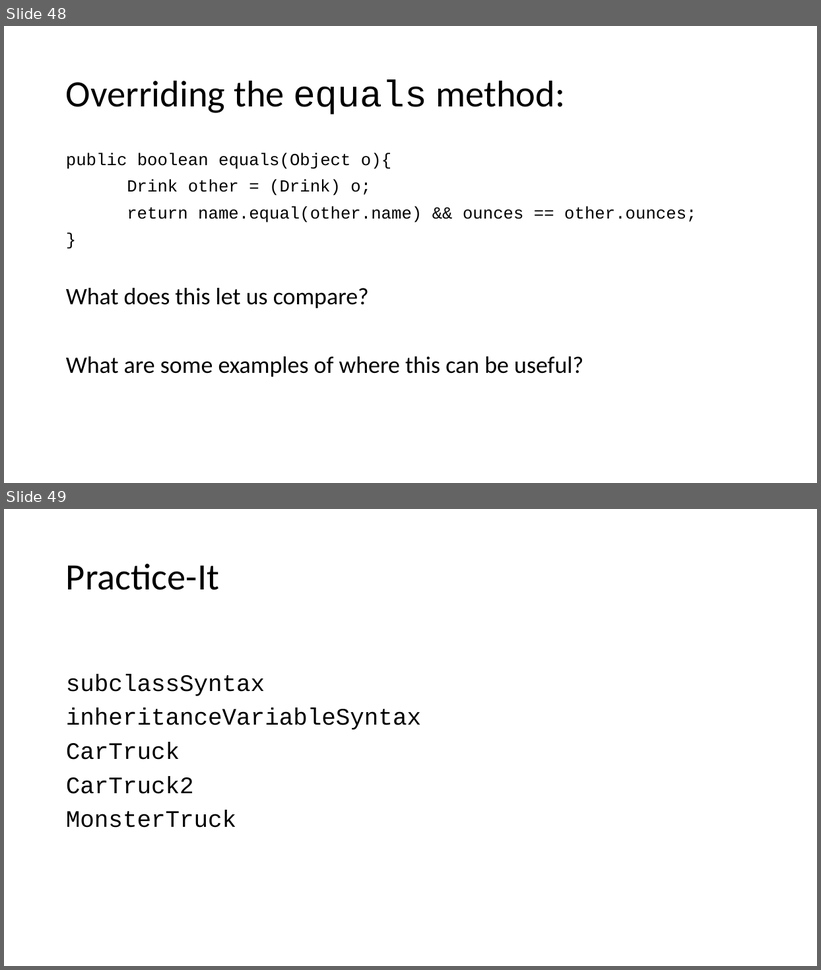
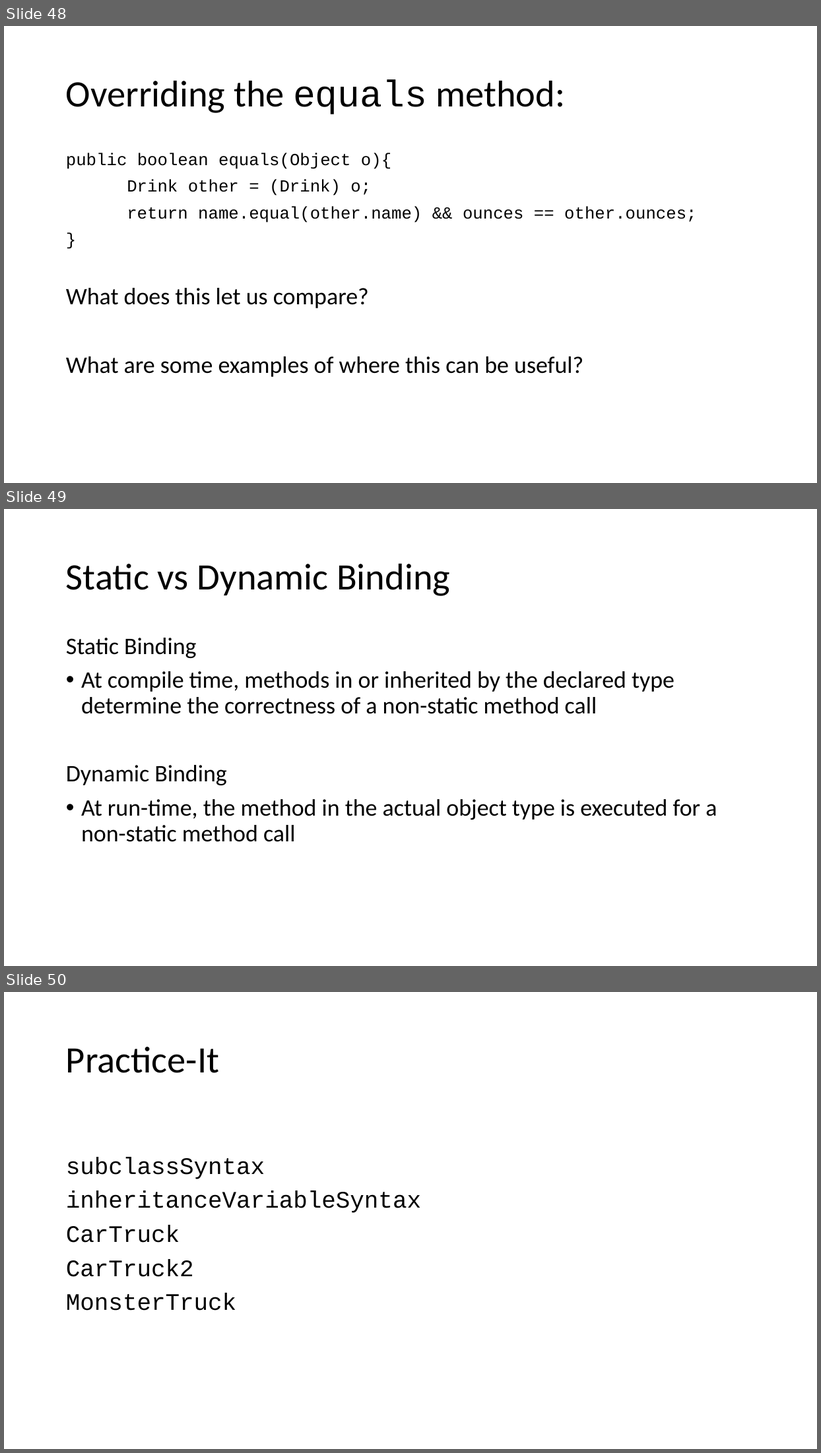
Before and after one commit to TEALSK12/apcsa-public, a slide deck: curriculum/Unit6/Unit6.pptx. Shown one above the other, each under a label of ours: slides 48 and 49 before the commit, slides 48, 49 and 50 after it. The pictures are 821x970 and 821x1453 pixels, drawn with LibreOffice and Linux fonts; fonts in the diff are those of the drawing. Boxes give left, top, right and bottom in pixels: in the first picture for what was removed or moved away, otherwise in the second. Text is boxed around its words. In the diff, an @@ line names an element or a change of style, - is before the commit and + after.

Commit message:
Add static and dynamic binding slide

```diff
--- a/curriculum/Unit6/Unit6.pptx
+++ b/curriculum/Unit6/Unit6.pptx
@@ slide 49 added at box(4, 509, 817, 966), background #FFFFFF @@
@@ title added at box(66, 563, 450, 596), 44 pt, text #000000 @@
+Static vs Dynamic Binding
@@ text added at box(66, 638, 717, 842), 28 pt, text #000000 @@
+Static Binding
+• At compile time, methods in or inherited by the declared type determine the correctness of a non-static method call
+Dynamic Binding
+• At run-time, the method in the actual object type is executed for a non-static method call
@@ what was slide 49 is now slide 50 @@
```
Also in this commit, not shown: 1 slide changed.
